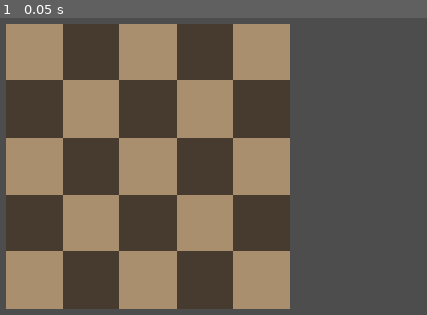
Above: before the commit, frame 1.
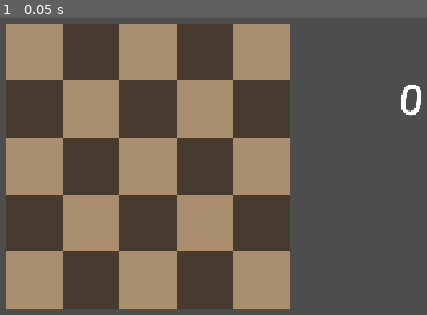
Above: after the commit, the same moment.

Repository: yourname3/gmtk-2026
Game: Godot game, scene res://level_base.tscn
The game is run twice, just before and just after one commit, with the same random seed, the same clock (stepped at 60 frames per second) and the same inputs.
Inputs:
- Up to frame 1 (0.05 s): no input

The runs differ from the first frame. In frame 1, 0.3% of the frame differs, in the area x 93-99%, y 22-33%.
Error before the commit: Invalid call. Nonexistent function 'update' in base 'Nil'. (res://card/card_hand.gd:120)

Commit message:
implement another card and another puzzle

Diff:
--- a/card/card_data.gd
+++ b/card/card_data.gd
@@ -16,6 +16,7 @@
 	RepeatMove,
 	TransformRook,
 	MoveSamePieceX,
+	SACRIFICE_ON_CAPTURE,
 }
 
 @export var activation: Activate = Activate.PieceMove
@@ -37,6 +38,9 @@
 				pos += diff
 				Board.move(piece, pos)
 				await SignalBus.piece_moved
+		SpecialAbility.SACRIFICE_ON_CAPTURE:
+			if Piece.last_move_capture != null:
+				Board.instance.kill_piece(Piece.last_move_piece)
 		SpecialAbility.TransformRook:
 			await selected_piece.transform_into(Piece.Type.ROOK)
 		SpecialAbility.MoveSamePieceX:
--- a/cards/move_any_then_sacrifice_on_capture.tres
+++ b/cards/move_any_then_sacrifice_on_capture.tres
@@ -4,6 +4,8 @@
 
 [resource]
 script = ExtResource("1_2bxtk")
+activation = null
 piece_filter = 1
+ability = 4
 description = "Move ANY piece. If it captures, sacrifice it."
 metadata/_custom_type_script = "uid://dfant1e3uq18d"
--- a/chessboard/board.gd
+++ b/chessboard/board.gd
@@ -15,9 +15,15 @@
 	piece_map[position] = piece
 	if existing:
 		existing.will_be_captured()
-	await piece.move(position)
+	await piece.move(position, existing)
 	if existing:
 		existing.kill()
+
+func kill_piece(piece: Piece) -> void:
+	piece_map.erase(piece.tile_pos())
+	piece.will_be_captured()
+	piece.kill()
+
 
 func add_if_on_board(pos: Vector2i, out: MoveCalculator) -> bool:
 	var tile = get_cell_source_id(0, pos)
--- a/level_base.tscn
+++ b/level_base.tscn
@@ -6,6 +6,7 @@
 [ext_resource type="PackedScene" uid="uid://dwkpyk486w1so" path="res://board_highlighter/board_highlighter.tscn" id="4_x6ek4"]
 [ext_resource type="PackedScene" uid="uid://dlxncimif4ag5" path="res://card/card_hand.tscn" id="5_a5rkb"]
 [ext_resource type="Script" uid="uid://b06p13p7337hc" path="res://card/card_anchor.gd" id="6_e6jnn"]
+[ext_resource type="PackedScene" uid="uid://dkp8oou7e0gjs" path="res://clock/clock.tscn" id="7_ucx4l"]
 
 [sub_resource type="TileSetAtlasSource" id="TileSetAtlasSource_vonw3"]
 texture = ExtResource("2_ucx4l")
@@ -41,3 +42,6 @@
 [node name="CardAnchor" type="Node2D" parent="CardHand" unique_id=625709137]
 position = Vector2(-1234, -871)
 script = ExtResource("6_e6jnn")
+
+[node name="Clock" parent="." unique_id=444931598 instance=ExtResource("7_ucx4l")]
+position = Vector2(1817, 343)
--- /dev/null
+++ b/levels/sacrifice_bishop_staredown.tscn
@@ -0,0 +1,45 @@
+[gd_scene format=3 uid="uid://bgf5lr1xeqr8w"]
+
+[ext_resource type="PackedScene" uid="uid://1bape5xetsht" path="res://level_base.tscn" id="1_kcb15"]
+[ext_resource type="PackedScene" uid="uid://c2kifjh1wo0y5" path="res://piece/piece.tscn" id="2_x2dup"]
+[ext_resource type="Script" uid="uid://dfant1e3uq18d" path="res://card/card_data.gd" id="3_xt6tk"]
+[ext_resource type="Resource" uid="uid://2j0d8g238d0v" path="res://cards/move_any_then_sacrifice_on_capture.tres" id="4_g6dh6"]
+[ext_resource type="Resource" uid="uid://d0deoaiqlkevd" path="res://cards/move_any_x_times.tres" id="5_yskim"]
+
+[node name="Level" unique_id=1114344541 instance=ExtResource("1_kcb15")]
+
+[node name="Piece" parent="." index="2" unique_id=1638246795 instance=ExtResource("2_x2dup")]
+position = Vector2(512, 512)
+type = 2
+
+[node name="Piece7" parent="." index="3" unique_id=1216430128 instance=ExtResource("2_x2dup")]
+position = Vector2(512, 0)
+
+[node name="Piece9" parent="." index="4" unique_id=1792437247 instance=ExtResource("2_x2dup")]
+position = Vector2(0, 256)
+
+[node name="Piece3" parent="." index="5" unique_id=1872673801 instance=ExtResource("2_x2dup")]
+position = Vector2(1024, 0)
+type = 3
+is_black = false
+
+[node name="Piece8" parent="." index="6" unique_id=72743167 instance=ExtResource("2_x2dup")]
+type = 4
+is_black = false
+
+[node name="Piece4" parent="." index="7" unique_id=1793960943 instance=ExtResource("2_x2dup")]
+position = Vector2(0, 1024)
+type = 3
+is_black = false
+
+[node name="Piece5" parent="." index="8" unique_id=999543978 instance=ExtResource("2_x2dup")]
+position = Vector2(1024, 1024)
+type = 4
+
+[node name="Piece6" parent="." index="9" unique_id=1360707151 instance=ExtResource("2_x2dup")]
+position = Vector2(512, 768)
+type = 2
+is_black = false
+
+[node name="CardHand" parent="." index="11" unique_id=850826435]
+cards = Array[ExtResource("3_xt6tk")]([ExtResource("4_g6dh6"), ExtResource("4_g6dh6"), ExtResource("5_yskim")])
--- a/levels/transform_rook.tscn
+++ b/levels/transform_rook.tscn
@@ -6,7 +6,6 @@
 [ext_resource type="Resource" uid="uid://d0deoaiqlkevd" path="res://cards/move_any_x_times.tres" id="4_vhriu"]
 [ext_resource type="Resource" uid="uid://blm2qo2rq08c6" path="res://cards/repeat_move_once.tres" id="5_dqnsy"]
 [ext_resource type="Resource" uid="uid://bpt24de36uqyt" path="res://cards/transform_any_rook.tres" id="6_jwtk1"]
-[ext_resource type="PackedScene" uid="uid://dkp8oou7e0gjs" path="res://clock/clock.tscn" id="7_vhriu"]
 
 [node name="Level" unique_id=1114344541 instance=ExtResource("1_1hcpy")]
 
@@ -24,6 +23,3 @@
 
 [node name="CardHand" parent="." index="6" unique_id=850826435]
 cards = Array[ExtResource("3_ncwog")]([ExtResource("4_vhriu"), ExtResource("5_dqnsy"), ExtResource("6_jwtk1")])
-
-[node name="Clock" parent="." index="7" unique_id=444931598 instance=ExtResource("7_vhriu")]
-position = Vector2(1817, 343)
--- a/piece/piece.gd
+++ b/piece/piece.gd
@@ -8,6 +8,7 @@
 static var last_move_start: Vector2i = Vector2i.ZERO
 static var last_move_end: Vector2i = Vector2i.ZERO
 static var last_move_piece: Piece = null
+static var last_move_capture: Piece = null
 
 enum Type {
 	PAWN,
@@ -149,10 +150,11 @@
 	await %AnimationPlayer.animation_finished
 
 # Actually moves a piece.
-func move(target: Vector2i) -> void:
+func move(target: Vector2i, capture: Piece) -> void:
 	last_move_piece = self
 	last_move_start = tile_pos()
 	last_move_end = target
+	last_move_capture = capture
 	var tween = create_tween()
 
 	z_index = 4
@@ -197,6 +199,8 @@
 	return false
 
 func _input_event(viewport: Viewport, event: InputEvent, shape_idx: int) -> void:
+	if Engine.is_editor_hint(): return
+
 	if event is InputEventMouseButton:
 		if event.button_index == MouseButton.MOUSE_BUTTON_LEFT and event.is_pressed():
 			if is_selectable():
